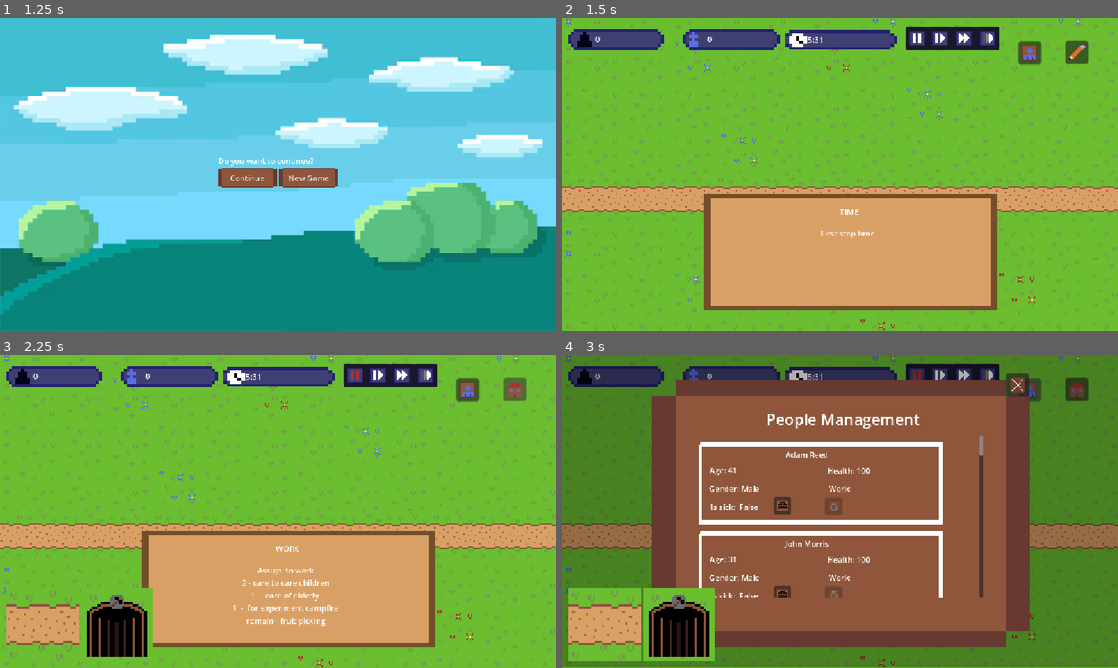
Above: before the commit, frames 1-4 (two rows, left to right).
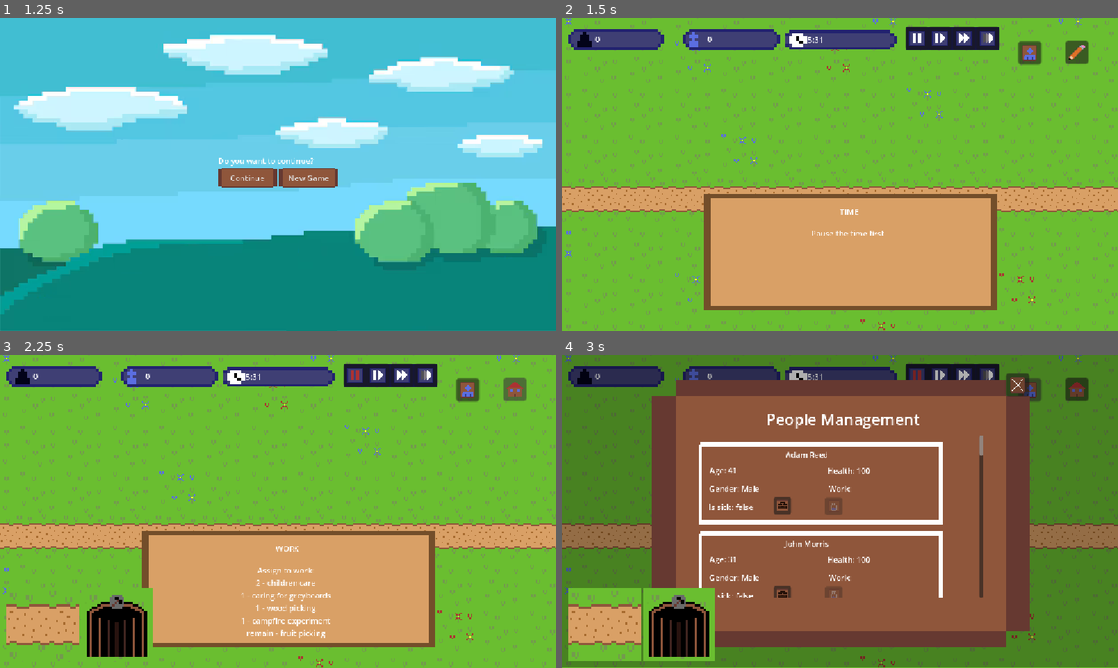
Above: after the commit, the same moments.

Repository: Dev-Karol1111/village
Game: Godot game, scene res://scenes/ui/menu.tscn
Two runs of this game, one before a commit and one after it. Both use one fixed random seed, a clock stepped at 60 frames per second and the inputs below.
Inputs (mouse positions are in pixels of both pictures, inside the frame that each line leads up to):
- Up to frame 1 (1.25 s): click "PLAY" at 0.5 s
- Up to frame 2 (1.5 s): click "New Game" at 1.25 s
- Up to frame 3 (2.25 s): click (517, 389) at 2 s
- Up to frame 4 (3 s): click (1029, 389) at 2.75 s

Frame 1 is identical in both runs. In frame 2, 0.1% of the frame differs, in the area x 45-58%, y 67-71%; in frame 3, 0.8%, in the area x 41-61%, y 68-91%; in frame 4, 0.2%.

Commit message:
Add translations and fix bug in tutorial

Diff:
--- a/resources/Translation.csv
+++ b/resources/Translation.csv
@@ -76,42 +76,64 @@
 hut experiment,Hut experiment,Eksperyment z szałasem
 hut unlocking,Hut unlocking,Odblokowanie szałasu
 tutorial.time,TIME,CZAS
-tutorial.time.message,First stop time, Najpierw zatrzym czas
-tutorial.works,WORKS,PRACE
-tutorial.works.message,Assign: 1 person to care for elderly\n 2 for care children\n 5 for fruit picking & 1 wood picking\n1 to the experiment (campfire),Przypisz: 1 osobę do opieki nad starszymi\n 2 do opieki nad dziećmi\n 5 do zbierania owoców i 1 do zbierania drewna\n1 do eksperymentu (ognisko)
-tutorial.unpause,UNPAUSE,WZNÓW
-tutorial.unpause.message,Unpause the game,Wznów grę
-tutorial.wait,WAIT,CZEKAJ
-tutorial.wait.message,Wait until experiment finish,Czekaj aż eksperyment się skończy
-tutorial.campfire,CAMPFIRE,OGNISKO
-tutorial.campfire.message,Experimenting with campfire finished.\nBuild your first campfire.,Eksperyment z ogniskiem zakończony.\nZbuduj swoje pierwsze ognisko.
-tutorial.unlocked,UNLOCKED,ODBLOKOWANE
-tutorial.unlocked.message,Hut was unlocked.\nAssign one person to this experiment.,Chata została odblokowana.\nPrzypisz jedną osobę do tego eksperymentu.
-tutorial.building,BUILDING,BUDOWANIE
-tutorial.building.message,Experiments with hut has ended.\nNow you can place it.,Eksperyment z chatą się zakończył.\nTeraz możesz ją postawić.
-tutorial.hut.build,HUT,SZAŁAS
-tutorial.hut.build.message,Build your first hut.\nAssign 1 person into this work,Zbuduj swój pierwszy szałas.\nPrzypisz 1 osobę do tej pracy
-tutorial.hut.check,HUT,SZAŁAS
-tutorial.hut.check.message,Check it when hut is finished,Sprawdź kiedy szałas będzie gotowy
-tutorial.greybeard,GREYBEARD,STARZEC
-tutorial.greybeard.message,Assign greybeard into hut unless you want to lose them ...,Przypisz starców do szałasu inaczej go stracisz ...
-tutorial.water.experiment, People are suffering from water shortage\nstart the experiment, Ludzie cierpią z powodu niedoboru wody\nrozpocznij eksperyment
-tutorial.water.build, Build minimum 2 rain catchers, Zbuduj co najmniej 2 łapacze deszczu
-tutorial.water.drought,Drought - people drink 2x water, Szusza - ludzie piją 2x wody
-build hut, Build Hut, Budowanie szałasu
-water collecting, Water Collectiong, Zbieranie Wody
-rain catcher, Rain Catcher, Zbieracz Wody
-water collection, Water Collection, Zbieranie wody
-drought, Drought, Susza
-treatment, Treatment, Leczenie
-is sick, Is sick, Jest chory
-true, True, prawda
-false, False, Fałsz
-sickness, Sickness, Choroba
-one adult is sick, One adult is sick, Jeden dorosły jest chory
-natural medicine, Natural Medicine, Ziołolecznictwo
-young chosen, Young Chosen, Młody wybraniec
-the oldest child will collect points, The oldest child will collect points, Najstarsze dziecko bedzie zbierać punkty
+tutorial.stop.time,Pause the time first,Najpierw zatrzym czas
+tutorial.work.message,"Assign to work:
+2 - children care
+1 - caring for greybeards
+1 - wood picking
+1 - campfire experiment
+remain - fruit picking","Przypisz do pracy:
+2 - opieka nad dziećmi
+1 - opieka nad starcami
+1 - zbieranie drewna
+1 - eksperyment ognisko
+reszta - zbieranie owoców"
+tutorial.work.title,WORK,PRACA
+tutorial.time.unpause,"Unpause the game and wait until experiment
+will finish","Wznów grę i czekaj, aż eksperyment
+się zakończy"
+tutorial.campfire.title,CAMPFIRE,OGNISKO
+tutorial.campfire.message,"Your experiment has ended successfully
+Now you can place it.","Twój eksperyment zakończył się pomyślnie
+Teraz możesz je postawić"
+tutorial.wolfattack.title,ATTACK,ATAK
+tutorial.wolfattack.message,"Wolfs have attacked your village
+and one person is gone
+Check assignation and
+check it when needed","Wilki zaatakowały twoją wioskę
+i jedna osoba zginęła
+sprawdź przypisania i
+popraw w razie konieczności"
+tutorial.hut.title,HUT,SZAŁAS
+tutorial.hut.message,"New experiment 'Hut' is unlocked.
+Assing one person to this","Nowy eksperyment 'Szałas'
+jest dostępny. Przupisz
+jedną osobę do tego"
+tutorial.hut.instruction,"Your experiment is complete,
+but you need to build the hut
+before you can use it.
+Assign 1 person to construction.
+Once built, click on the building
+to assign greybeards to it.","Eksperyment zakończony!
+Zanim jednak skorzystasz z szałasu,
+musisz go wybudować.
+Przypisz 1 osobę do budowy.
+Po wybudowaniu kliknij na budynek,
+aby przypisać do niego starców."
+build hut,Build Hut,Budowanie szałasu
+water collecting,Water Collectiong,Zbieranie Wody
+rain catcher,Rain Catcher,Zbieracz Wody
+water collection,Water Collection,Zbieranie wody
+drought,Drought,Susza
+treatment,Treatment,Leczenie
+is sick,Is sick,Jest chory
+TRUE,TRUE,prawda
+FALSE,FALSE,Fałsz
+sickness,Sickness,Choroba
+one adult is sick,One adult is sick,Jeden dorosły jest chory
+natural medicine,Natural Medicine,Ziołolecznictwo
+young chosen,Young Chosen,Młody wybraniec
+the oldest child will collect points,The oldest child will collect points,Najstarsze dziecko bedzie zbierać punkty
 fruits,Fruits,Owoce
 half of the fruit rotted due to lack of storage,half of the fruit rotted due to lack of storage,Połowa owoców zgniła przez brak magazynu
 storage house,Storage house,Magazyn
--- a/resources/toturial_timeline.tres
+++ b/resources/toturial_timeline.tres
@@ -6,8 +6,8 @@
 
 [sub_resource type="Resource" id="Resource_153be"]
 script = ExtResource("2_qw56b")
-title = "TIME"
-message = "First stop time"
+title = "tutorial.time"
+message = "tutorial.stop.time"
 ID = "pause"
 end_trigger = "time"
 end_trigger_value = "pause"
@@ -15,13 +15,8 @@
 
 [sub_resource type="Resource" id="Resource_qw56b"]
 script = ExtResource("2_qw56b")
-title = "WORK"
-message = "Assign  to work
-2 - care to care children
-1  -  care of elderly
-1  -  for experiment campfire
-remain - fruit picking
- "
+title = "tutorial.work.title"
+message = "tutorial.work.message"
 ID = "work"
 trigger = "time"
 trigger_value = "pause"
@@ -29,8 +24,8 @@
 
 [sub_resource type="Resource" id="Resource_l5pu1"]
 script = ExtResource("2_qw56b")
-title = "TIME"
-message = "Unpause game and wait until experiment will finish"
+title = "tutorial.time"
+message = "tutorial.time.unpause"
 ID = "unpause"
 end_trigger = "time"
 end_trigger_value = "unpause"
@@ -38,9 +33,8 @@
 
 [sub_resource type="Resource" id="Resource_67k6k"]
 script = ExtResource("2_qw56b")
-title = "CAMPFIRE"
-message = "Your expariment has ended successfully
-Now you can place it."
+title = "tutorial.campfire.title"
+message = "tutorial.campfire.message"
 ID = "campfire"
 trigger = "experiment-finished"
 trigger_value = "campfire"
@@ -53,20 +47,16 @@
 
 [sub_resource type="Resource" id="Resource_eehbe"]
 script = ExtResource("2_qw56b")
-title = "ATTACK"
-message = "Wolfs has attacked your village
-and one person is gone.
-You have to check assignation
-and correct it when it need"
+title = "tutorial.wolfattack.title"
+message = "tutorial.wolfattack.message"
 ID = "wolf-attack"
 time_from = SubResource("Resource_vwklk")
 metadata/_custom_type_script = "uid://b436ldi6imdfy"
 
 [sub_resource type="Resource" id="Resource_5sn6v"]
 script = ExtResource("2_qw56b")
-title = "HUT"
-message = "New experiment 'Hut' is unlocked.
-Assign one persot to this."
+title = "tutorial.hut.title"
+message = "tutorial.hut.message"
 ID = "hut-experiment"
 trigger = "experiment-unlocked"
 trigger_value = "hut experiment"
@@ -74,12 +64,8 @@
 
 [sub_resource type="Resource" id="Resource_3s0vq"]
 script = ExtResource("2_qw56b")
-title = "HUT"
-message = "Your experiment is done, but
-before you will place this, you need
-to  build this first. Assign 1 person
-After building assign greagbeards into
-this by clicking on the building"
+title = "tutorial.hut.title"
+message = "tutorial.hut.instruction"
 ID = "hut-placing"
 trigger = "experiment-finished"
 trigger_value = "hut experiment"
--- a/scripts/autoload/toturial_management.gd
+++ b/scripts/autoload/toturial_management.gd
@@ -241,7 +241,7 @@
 		queqe.pop_front()
 		emit_toturial(emitted[0])
 	else:
-		if data and !data[0].trigger:
+		if data and !data[0].trigger and !data[0].time_from:
 			emit_toturial(data[0])
 			emitted.append(data[0])
 			data.pop_front()
Binary file changed: resources/Translation.en.translation
Binary file changed: resources/Translation.pl.translation
